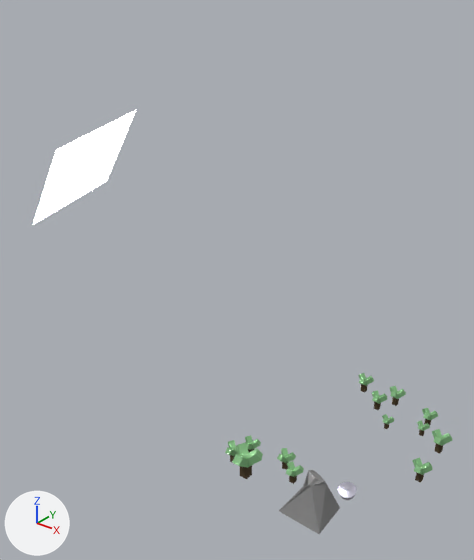
One commit to the Blender file 04-Shots/ns-shot_forest.blend: the scene before it, then after it.
Rendered twice from a 50 mm lens placed at (14.5, -18.4, 19.8), pointed at (-1.7, 1.8, 7.3). The lights are fixed; the arrows at lower left show +X, +Y and +Z.

Script lines for the objects in view, before the commit:
```python
ob_plane = bpy.data.objects.new('Plane', me_plane)
ob_plane.location = (-8.83, -0.18, 11.5)
ob_plane.rotation_euler = (0.956, 0.153, -1.476)  # degrees (55, 8.8, -85)
ob_plane.scale = (2.47, 2.47, 2.47)
ob_stein = bpy.data.objects.new('Stein', None)
ob_stein.location = (3.28, 0.84, -1.16)
ob_tree_012 = bpy.data.objects.new('Tree.012', None)
ob_tree_012.location = (2.73, 0.2, -0.44)
ob_tree_012.scale = (0.116, 0.116, 0.116)
ob_tree_014 = bpy.data.objects.new('Tree.014', None)
ob_tree_014.location = (2.46, 6.79, 0.53)
ob_tree_014.scale = (0.116, 0.116, 0.116)
ob_tree_016 = bpy.data.objects.new('Tree.016', None)
ob_tree_016.location = (5.89, 6.16, -0.07)
ob_tree_016.scale = (0.0874, 0.0874, 0.0874)
ob_tree_019 = bpy.data.objects.new('Tree.019', None)
ob_tree_019.location = (6.96, 3.69, -0.42)
ob_tree_019.scale = (0.127, 0.127, 0.127)
ob_tree_020 = bpy.data.objects.new('Tree.020', None)
ob_tree_020.location = (0.37, 0.28, -0.29)
ob_tree_020.scale = (0.116, 0.116, 0.116)
ob_tree_021 = bpy.data.objects.new('Tree.021', None)
ob_tree_021.location = (7.24, 4.74, 0.62)
ob_tree_021.scale = (0.127, 0.127, 0.127)
ob_tree_022 = bpy.data.objects.new('Tree.022', None)
ob_tree_022.location = (4.21, 5.99, -0.41)
ob_tree_022.scale = (0.0874, 0.0874, 0.0874)
```
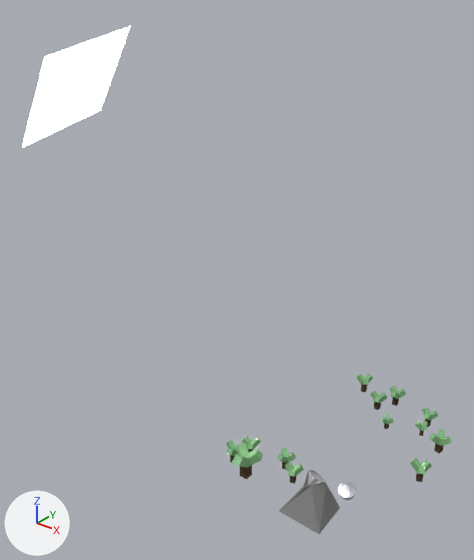
Location of each change, (x1, y1, x2, y2) in pixels of the pictures (474 x 560 px):
'Plane', moved
    before: (33, 110, 136, 224)
    after: (22, 26, 131, 148)
'Tree.021', turned
    before: (432, 429, 452, 453)
    after: (429, 429, 452, 453)
'Tree.019', turned
    before: (412, 458, 433, 483)
    after: (410, 458, 432, 482)
'Tree.012', turned
    before: (285, 461, 304, 484)
    after: (285, 462, 304, 484)
'Tree.014', turned
    before: (358, 373, 374, 392)
    after: (356, 374, 373, 392)
'Tree.020', turned
    before: (245, 435, 261, 452)
    after: (242, 436, 261, 452)
'Tree.016', turned
    before: (417, 420, 430, 436)
    after: (415, 421, 428, 436)
'Tree.022', turned
    before: (382, 414, 394, 429)
    after: (381, 414, 394, 429)

What the commit changed:
Object 'Tree.022' (ob_tree_022) turns from (0, 0, 0) to (0, 0, 88) degrees about x, y and z.
Object 'Tree.021' (ob_tree_021) turns from (0, 0, 0) to (0, 0, 76) degrees about x, y and z.
Object 'Tree.020' (ob_tree_020) turns from (0, 0, 0) to (0, 0, 34) degrees about x, y and z.
Object 'Tree.019' (ob_tree_019) turns from (0, 0, 0) to (0, 0, 28) degrees about x, y and z.
Object 'Tree.016' (ob_tree_016) turns from (0, 0, 0) to (0, 0, -72) degrees about x, y and z.
Object 'Tree.014' (ob_tree_014) turns from (0, 0, 0) to (0, 0, -81) degrees about x, y and z.
Object 'Plane' (ob_plane) moves from (-8.83, -0.18, 11.5) to (-8.83, -0.18, 15.0).
Object 'Tree.012' (ob_tree_012) turns from (0, 0, 0) to (0, 0, 20) degrees about x, y and z.
